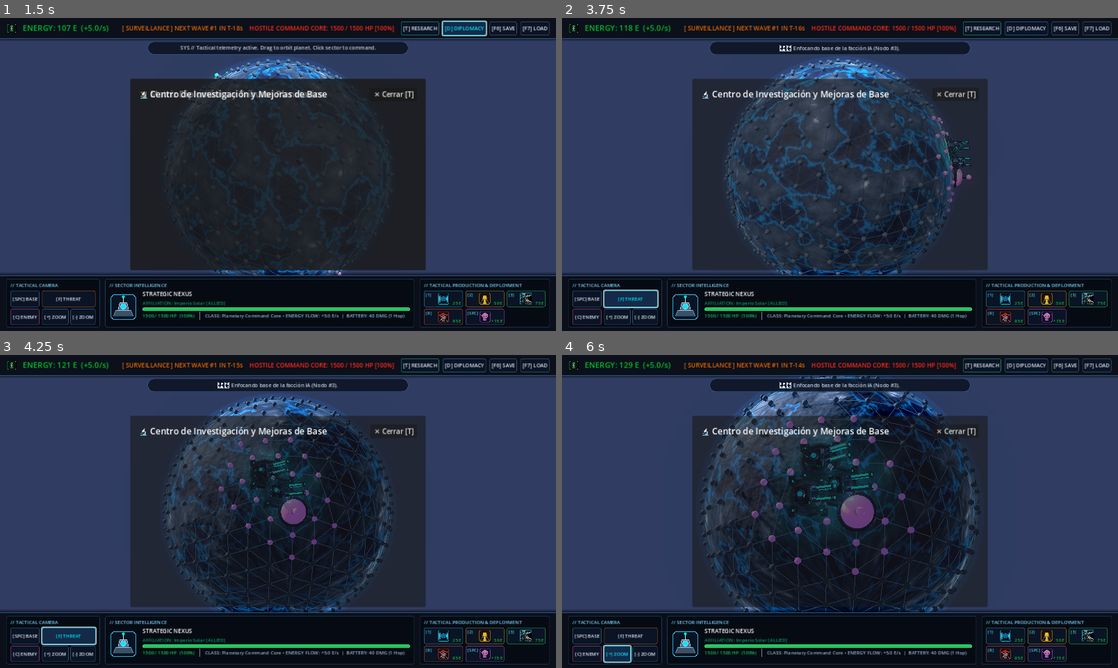
Above: before the commit, frames 1-4 (two rows, left to right).
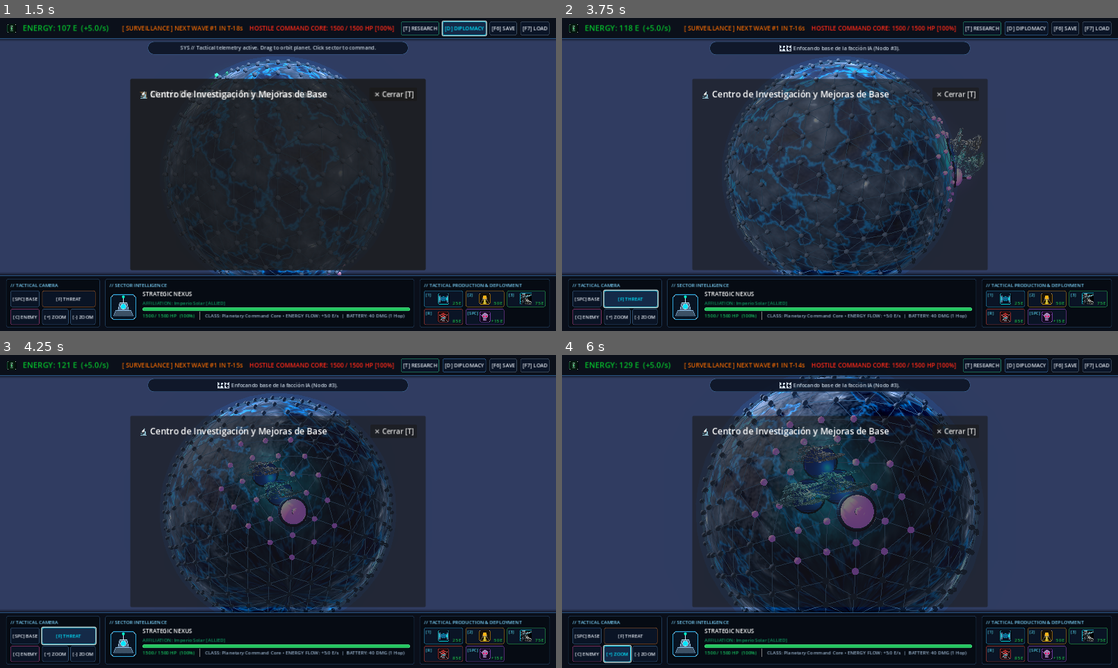
Above: after the commit, the same moments.

Repository: omarneyra/invassion
Game: Godot game, scene res://scenes/main.tscn
The game is run twice, just before and just after one commit, with the same random seed, the same clock (stepped at 60 frames per second) and the same inputs.
Inputs (mouse positions are in pixels of both pictures, inside the frame that each line leads up to):
- Up to frame 1 (1.5 s): click "[T] RESEARCH" at 0.5 s; click "[D] DIPLOMACY" at 1.25 s
- Up to frame 2 (3.75 s): click "[SPC] BASE" at 2 s; tap Enter at 2.75 s; move the mouse to (962, 158) at 2.77 s; hold D 2.78-3.5 s; tap B at 2.85 s; click (962, 158) at 2.92 s; tap Space at 3.02 s; click "[F] THREAT" at 3.5 s
- Up to frame 3 (4.25 s): no input
- Up to frame 4 (6 s): drag from (728, 527) to (812, 574) at 4.27 s; click "[C] ENEMY" at 5 s; click "[+] ZOOM" at 5.75 s

Frame 1 is identical in both runs. In frame 2, 0.3% of the frame differs, in the area x 68-76%, y 35-52%; in frame 3, 0.7%; in frame 4, 1.9%, in the area x 37-57%, y 27-63%.
Error in both runs: Invalid call. Nonexistent function 'add_theme_constants_override' in base 'HBoxContainer'. (res://scenes/main.gd:1091)

Commit message:
feat(graphics): implement high-fidelity 2.5D tactical token on 3D pedestal with toggle

Diff:
--- a/scenes/planet_view.gd
+++ b/scenes/planet_view.gd
@@ -6,6 +6,8 @@
 @export var planet_radius: float = 6.2
 @export var subdivisions: int = 3
 @export var node_marker_radius: float = 0.10
+
+@export var use_tactical_tokens: bool = true
 
 var icosphere_data: Dictionary = {}
 var node_instances: Dictionary = {}     # {node_id: MeshInstance3D}
@@ -29,6 +31,7 @@
 var mat_wall: StandardMaterial3D
 
 const MESH_TURRET = preload("res://assets/models/turret.obj")
+const TEX_TURRET_TOKEN = preload("res://assets/models/turret_token.png")
 const TEX_TURRET_ALBEDO = preload("res://assets/models/turret_titanium_albedo.png")
 const TEX_TURRET_NORMAL = preload("res://assets/models/turret_titanium_normal.png")
 const TEX_TURRET_ROUGH = preload("res://assets/models/turret_titanium_rough.png")
@@ -511,23 +514,64 @@
 		root.add_child(beacon)
 
 	elif btype == "turret":
-		var mi = MeshInstance3D.new()
-		mi.mesh = MESH_TURRET
-		mi.scale = Vector3(1.35, 1.35, 1.35)
-		var fact_armor = get_faction_armor_material(faction_id, color_hex)
-		mi.set_surface_override_material(0, mat_turret)
-		mi.set_surface_override_material(1, fact_armor)
-		mi.set_surface_override_material(2, mat_railgun_glow)
-		mi.set_surface_override_material(3, mat_optics)
-		root.add_child(mi)
-
-		# Resplandor dinámico de plasma cian que baña la torreta y el suelo geodésico
-		var light = OmniLight3D.new()
-		light.light_color = Color("#00f5ff")
-		light.light_energy = 1.2
-		light.omni_range = 2.2
-		light.position = Vector3(0, 0.45, 0.25)
-		root.add_child(light)
+		if use_tactical_tokens:
+			# Pedestal 3D cilíndrico metálico con anillo de facción en la superficie del nodo
+			var base = MeshInstance3D.new()
+			var cyl = CylinderMesh.new()
+			cyl.top_radius = 0.44
+			cyl.bottom_radius = 0.50
+			cyl.height = 0.08
+			cyl.radial_segments = 16
+			base.mesh = cyl
+			base.material_override = mat_turret
+			base.position = Vector3(0, 0.04, 0)
+			root.add_child(base)
+
+			var ring = MeshInstance3D.new()
+			var r_mesh = CylinderMesh.new()
+			r_mesh.top_radius = 0.46
+			r_mesh.bottom_radius = 0.46
+			r_mesh.height = 0.02
+			r_mesh.radial_segments = 16
+			ring.mesh = r_mesh
+			ring.material_override = get_faction_armor_material(faction_id, color_hex)
+			ring.position = Vector3(0, 0.08, 0)
+			root.add_child(ring)
+
+			# Ficha táctica 3D que proyecta el render de estudio exacto del Pulse Defense Cannon
+			var sprite = Sprite3D.new()
+			sprite.texture = TEX_TURRET_TOKEN
+			sprite.pixel_size = 0.0028
+			sprite.billboard = BaseMaterial3D.BILLBOARD_FIXED_Y
+			sprite.shaded = true
+			sprite.alpha_cut = SpriteBase3D.ALPHA_CUT_DISCARD
+			sprite.position = Vector3(0, 0.65, 0)
+			root.add_child(sprite)
+
+			# Resplandor dinámico de plasma cian
+			var light = OmniLight3D.new()
+			light.light_color = Color("#00f5ff")
+			light.light_energy = 1.4
+			light.omni_range = 2.4
+			light.position = Vector3(0, 0.55, 0.15)
+			root.add_child(light)
+		else:
+			var mi = MeshInstance3D.new()
+			mi.mesh = MESH_TURRET
+			mi.scale = Vector3(1.35, 1.35, 1.35)
+			var fact_armor = get_faction_armor_material(faction_id, color_hex)
+			mi.set_surface_override_material(0, mat_turret)
+			mi.set_surface_override_material(1, fact_armor)
+			mi.set_surface_override_material(2, mat_railgun_glow)
+			mi.set_surface_override_material(3, mat_optics)
+			root.add_child(mi)
+
+			var light = OmniLight3D.new()
+			light.light_color = Color("#00f5ff")
+			light.light_energy = 1.2
+			light.omni_range = 2.2
+			light.position = Vector3(0, 0.45, 0.25)
+			root.add_child(light)
 
 	elif btype == "harvester":
 		# Extractor minero con núcleo y aros del color de la facción
Not shown, added: assets/models/turret_titanium_albedo.png.import
Not shown, added: assets/models/turret_titanium_normal.png.import
Not shown, added: assets/models/turret_titanium_rough.png.import
Binary file added: assets/models/turret_token.png
